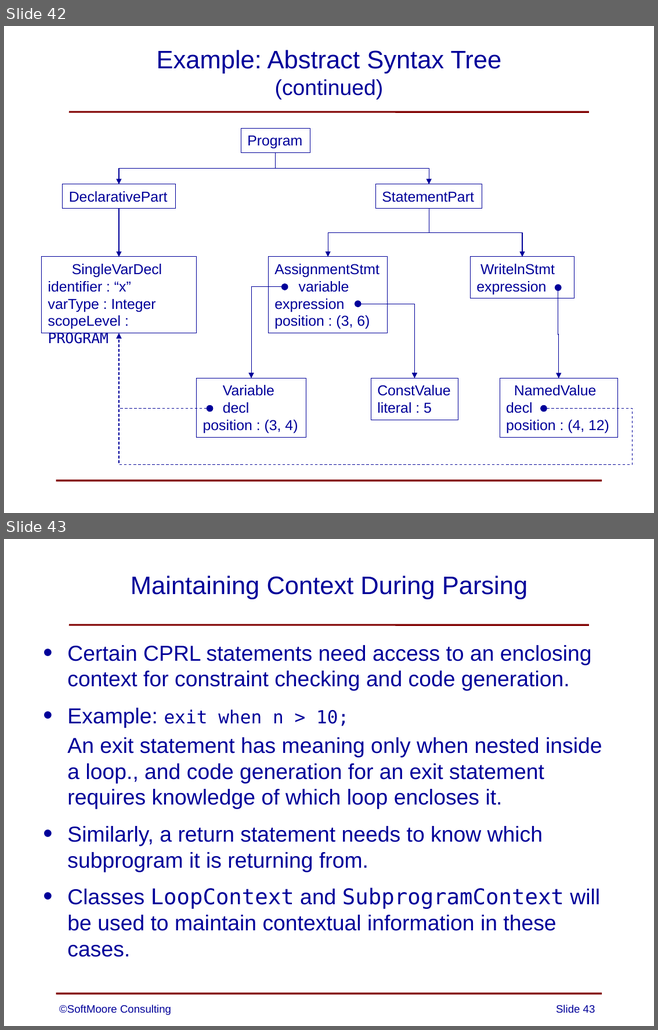
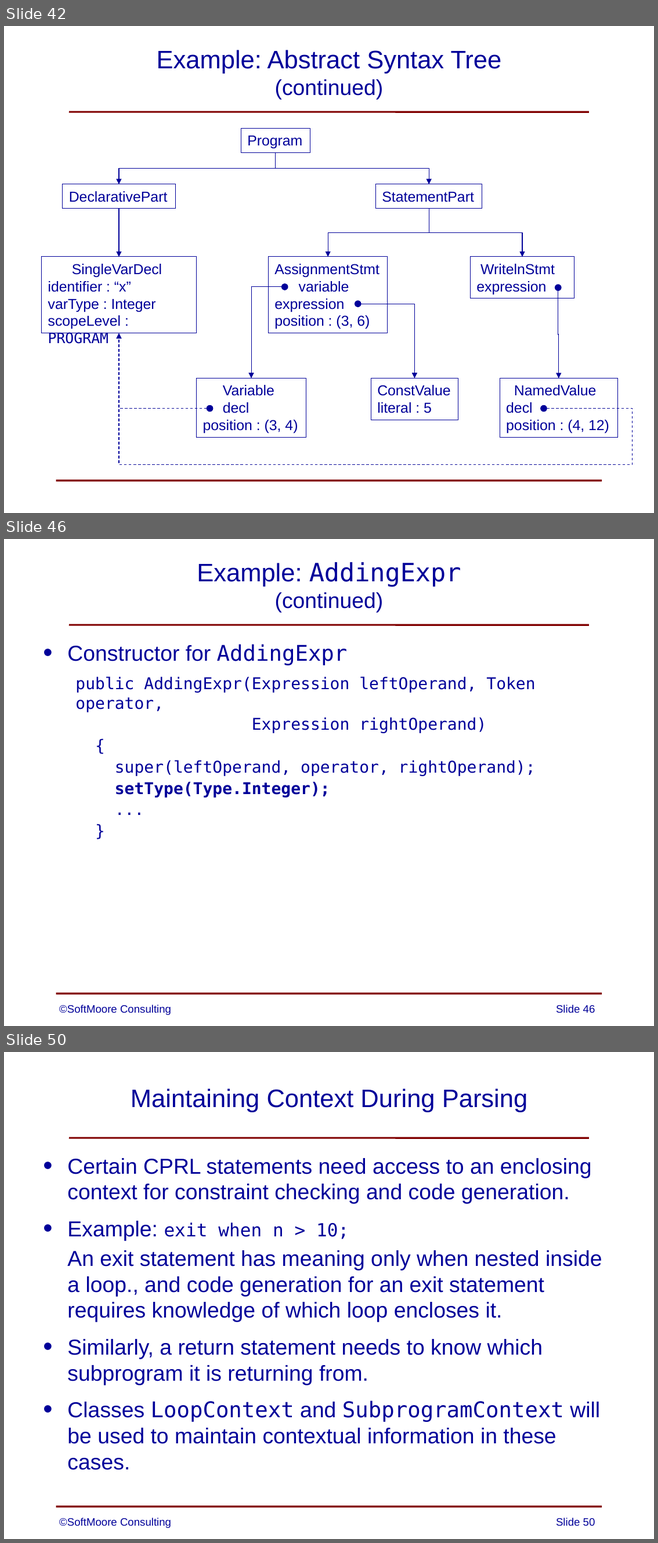
Before and after one commit to SoftMoore/CPRL, a slide deck: PowerPoint Slides/08 - Abstract Syntax Trees.pptx. Shown one above the other, each under a label of ours: slides 42 and 43 before the commit, slides 42, 46 and 50 after it; the slides between them are not shown. The pictures are 658x1030 and 658x1543 pixels, drawn with LibreOffice and Linux fonts; fonts in the diff are those of the drawing. Boxes give left, top, right and bottom in pixels: in the first picture for what was removed or moved away, otherwise in the second. Text is boxed around its words. In the diff, an @@ line names an element or a change of style, - is before the commit and + after.

```diff
--- a/PowerPoint Slides/08 - Abstract Syntax Trees.pptx
+++ b/PowerPoint Slides/08 - Abstract Syntax Trees.pptx
@@ slide 46 added at [4,539,654,1026], background #FFFFFF; not listed: 2 template elements that a slide beside it also shows @@
@@ title added at [197,562,461,613], 28 pt, text #000099 @@
+Example: AddingExpr
+(continued)
@@ text added at [67,644,535,798], 18 pt, text #000099 @@
+• Constructor for AddingExpr
+public AddingExpr(Expression leftOperand, Token operator,
+Expression rightOperand)
+{
+super(leftOperand, operator, rightOperand);
+setType(Type.Integer);
+...
+}
@@ text added at [59,1005,171,1015], 12 pt, text #000099 @@
+©SoftMoore Consulting
@@ page number added at [556,1005,595,1013], 12 pt, text #000099 @@
+Slide 46
@@ what was slide 43 is now slide 50 @@
@@ page number at [556,1518,595,1526]: text changed @@
-Slide 43
+Slide 50
```
Also in this commit, not shown: 6 other slides added, 3 other files.
